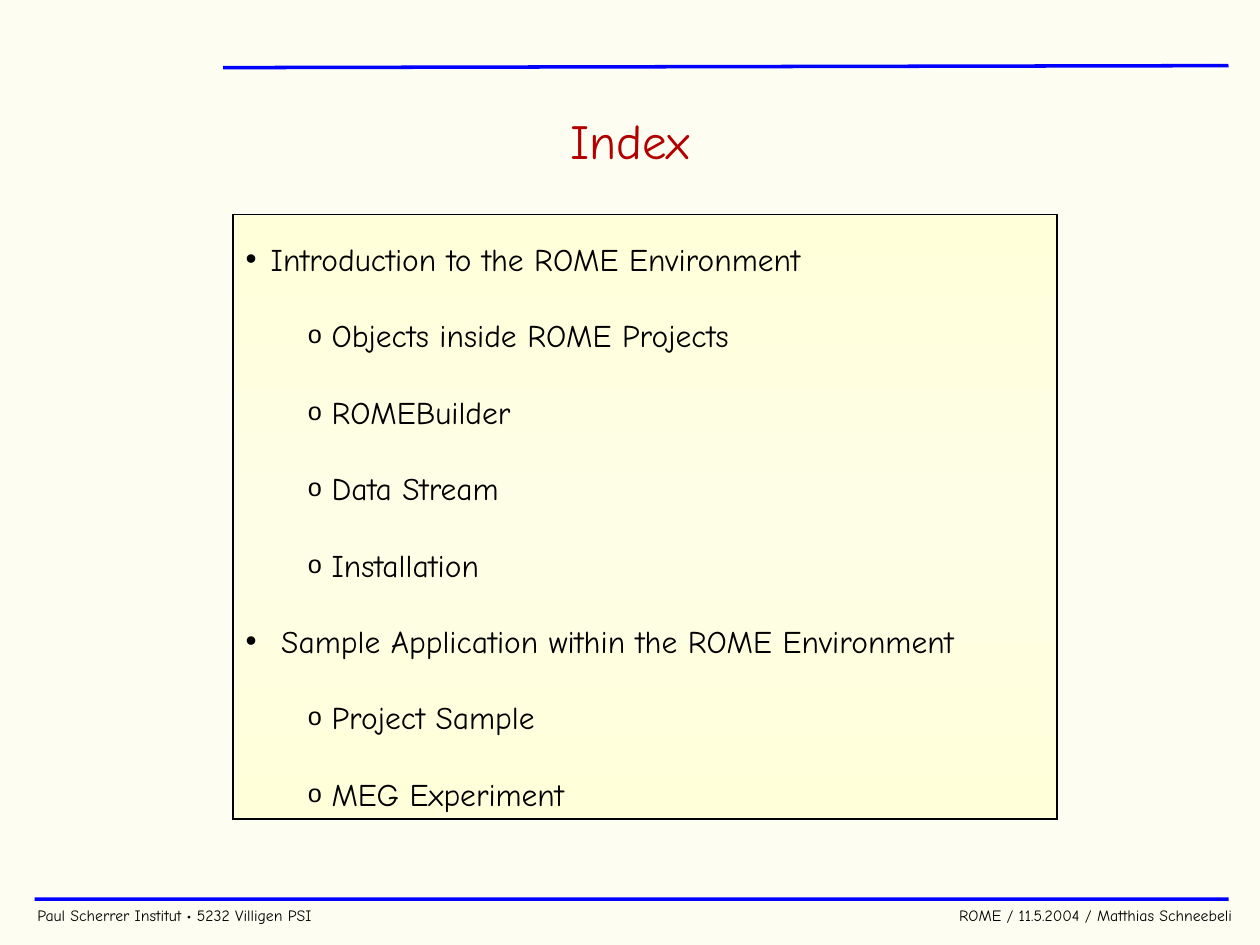
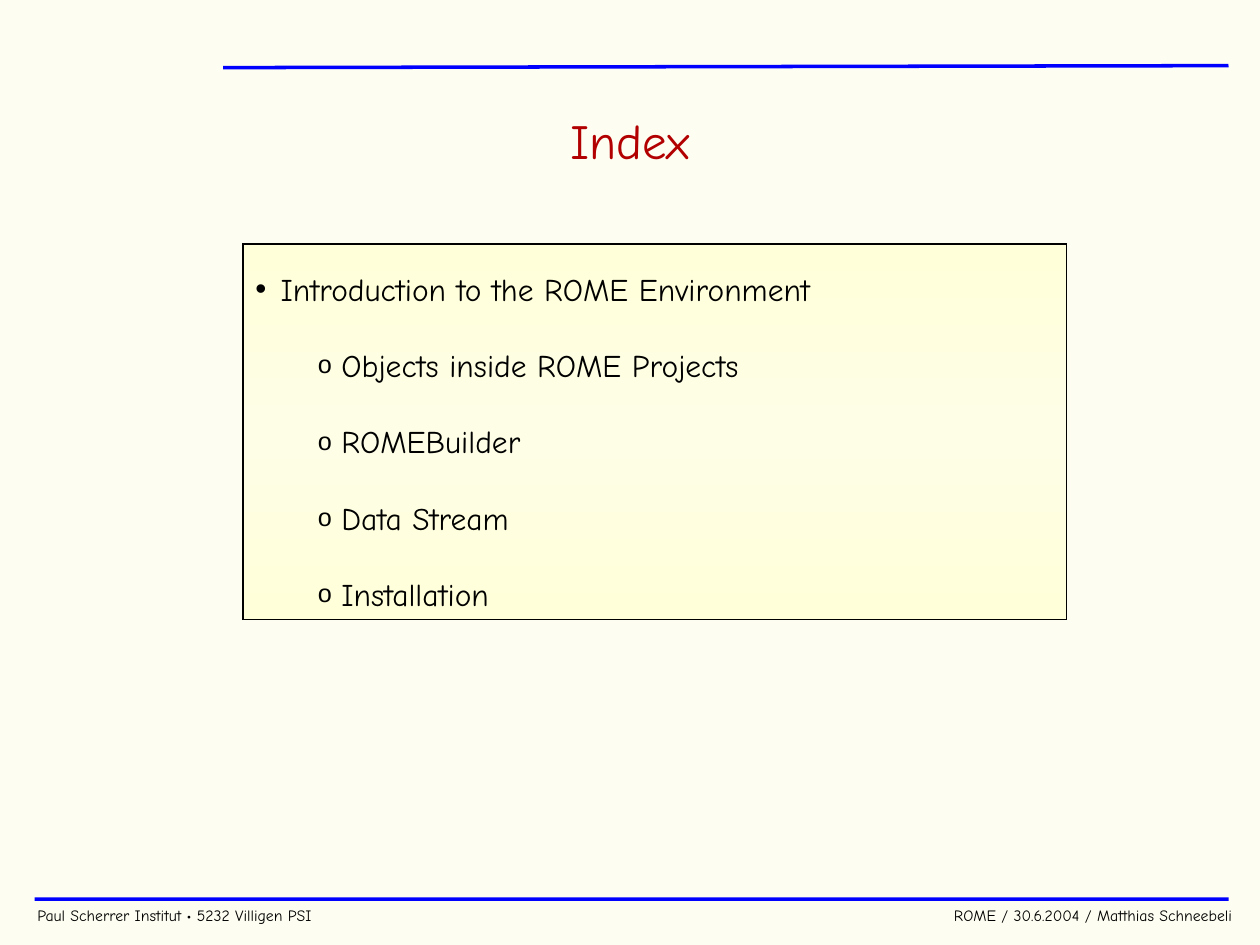
Before and after one commit to cjpl/rome, a slide deck: slide 3 of documentation/ROME.ppt. Drawn at 1260x945 pixels with LibreOffice and Linux fonts; fonts in the diff are those of the drawing; background and template pictures are left out. Boxes give left, top, right and bottom in pixels: in the first picture for what was removed or moved away, otherwise in the second. Text is boxed around its words. In the diff, an @@ line names an element or a change of style, - is before the commit and + after.

```diff
--- a/documentation/ROME.ppt
+++ b/documentation/ROME.ppt
@@ rectangle "Introduction to the ROME Environment" resized from (x1=233, y1=214, x2=1057, y2=819) to (x1=243, y1=244, x2=1067, y2=620) @@
@@ text in rectangle at (x1=281, y1=631, x2=954, y2=812): paragraphs removed @@
-• Sample Application within the ROME Environment
-  o Project Sample
-  o MEG Experiment
@@ text at (x1=37, y1=910, x2=1232, y2=924): text changed @@
-Paul Scherrer Institut • 5232 Villigen PSI ROME / 11.5.2004 / Matthias Schneebeli
+Paul Scherrer Institut • 5232 Villigen PSI ROME / 30.6.2004 / Matthias Schneebeli
```
Also in this commit, not shown: 28 other slides changed, 5 slides added, 1 slide removed, 48 other files.
